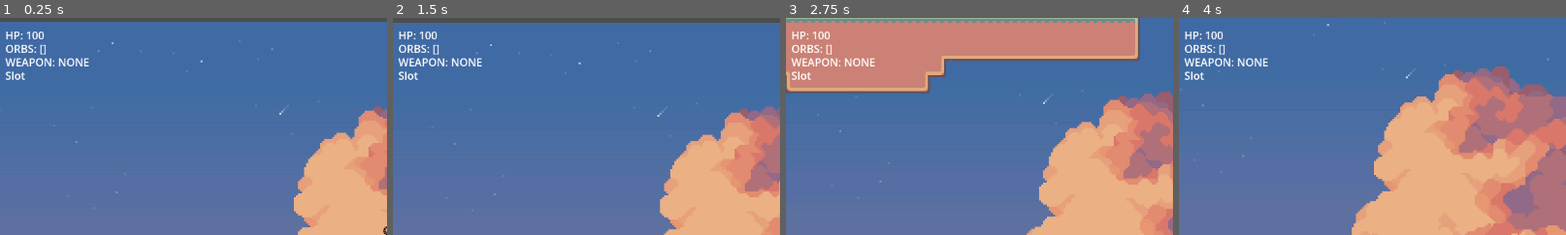
Above: before the commit, frames 1-4 (left to right).
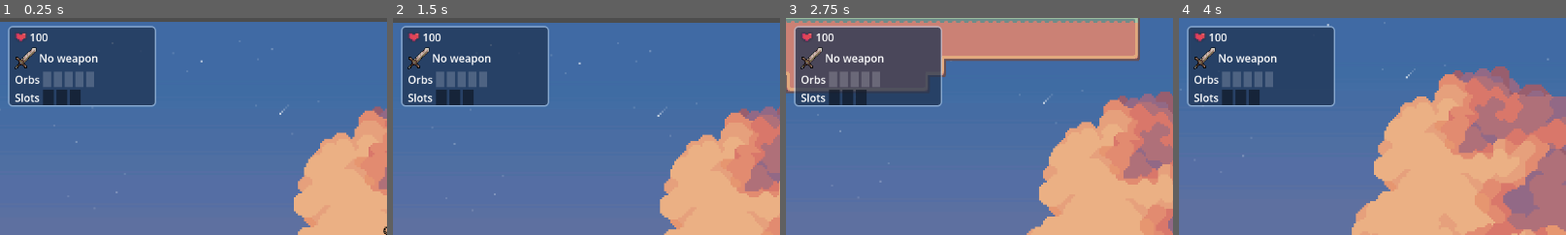
Above: after the commit, the same moments.

Repository: scalaragg/individual_projekt
Game: Godot game, scene res://tscns/main.tscn
Two runs of this game, one before a commit and one after it. Both use one fixed random seed, a clock stepped at 60 frames per second and the inputs below.
Inputs (mouse positions are % of the whole screen's width and height, from its top left):
- Up to frame 1 (0.25 s): no input
- Up to frame 2 (1.5 s): move the mouse to (72, 45) at 0.52 s; hold D (move_right) from 0.53 s (still down); tap Q (Q) at 0.6 s; tap Space (jump) at 0.77 s; move the mouse to (30, 55) at 1.27 s; tap Ctrl (Shift) at 1.35 s
- Up to frame 3 (2.75 s): tap Space (jump) at 1.52 s; move the mouse to (60, 28) at 2.02 s; release D (move_right) at 2.03 s; hold A (move_left) from 2.03 s (still down); click (60, 28) at 2.1 s
- Up to frame 4 (4 s): move the mouse to (45, 70) at 2.77 s; release A (move_left) at 2.78 s; hold D (move_right) from 2.78 s (still down); tap Shift (dash) at 2.85 s; tap Space (jump) at 3.02, 3.77 s; move the mouse to (80, 65) at 3.52 s; tap E (interact) at 3.6 s
The pictures show only the part of the screen within x 0-50%, y 0-50%; the shares and areas given below are measured in that part.

The runs differ from the first frame. In frame 1, 14% of the frame differs, in the area x 1-41%, y 3-42%; in frame 2, 14%; in frame 3, 14%; in frame 4, 14%.

Commit message:
Remade HUD (not finish)

Diff:
--- /dev/null
+++ b/echo-weaver-prototype-(copy)/scripts/hud_panel_(panel).gd
@@ -0,0 +1,173 @@
+extends CanvasLayer
+
+var player = null
+
+@onready var hud_panel = get_node_or_null("HUDPanel")
+
+@onready var hp_label = get_node_or_null("HUDPanel/VBoxContainer/HPRow/HPLabel")
+@onready var weapon_label = get_node_or_null("HUDPanel/VBoxContainer/WeaponRow/WeaponLabel")
+
+@onready var orbs_text = get_node_or_null("HUDPanel/VBoxContainer/OrbsRow/OrbsText")
+@onready var orbs_slots = get_node_or_null("HUDPanel/VBoxContainer/OrbsRow/OrbsSlots")
+
+@onready var slots_text = get_node_or_null("HUDPanel/VBoxContainer/WeaponSlotsRow/SlotsText")
+@onready var weapon_slots = get_node_or_null("HUDPanel/VBoxContainer/WeaponSlotsRow/WeaponSlots")
+
+@onready var heart_icon = get_node_or_null("HUDPanel/VBoxContainer/HPRow/HeartIcon")
+@onready var weapon_icon = get_node_or_null("HUDPanel/VBoxContainer/WeaponRow/WeaponIcon")
+
+
+func _ready():
+	player = get_tree().get_first_node_in_group("player")
+
+	print("hp_label = ", hp_label)
+
+	if orbs_text != null:
+		orbs_text.text = "Orbs"
+
+	if slots_text != null:
+		slots_text.text = "Slots"
+
+	setup_panel_style()
+
+	# временно, если нет иконок
+	#if heart_icon != null:
+	#	heart_icon.hide()
+
+	#if weapon_icon != null:
+	#	weapon_icon.hide()
+
+	setup_panel_style()
+
+
+func _process(_delta):
+	if player == null:
+		player = get_tree().get_first_node_in_group("player")
+		if player == null:
+			return
+
+	update_hp()
+	update_weapon()
+	update_orbs()
+	update_weapon_slots()
+
+
+func setup_panel_style():
+	var style = StyleBoxFlat.new()
+
+	style.bg_color = Color(0.12, 0.20, 0.32, 0.75)
+	style.border_color = Color(0.75, 0.85, 0.95, 0.55)
+
+	style.set_border_width_all(2)
+	style.set_corner_radius_all(6)
+
+	hud_panel.add_theme_stylebox_override("panel", style)
+
+
+func update_hp():
+	if hp_label == null:
+		return
+
+	if heart_icon != null and heart_icon.visible:
+		hp_label.text = str(player.health)
+	else:
+		hp_label.text = "HP  " + str(player.health)
+
+
+func update_weapon():
+	if weapon_label == null:
+		return
+
+	if player.weapon != null:
+		weapon_label.text = player.weapon.weapon_name
+	else:
+		weapon_label.text = "No weapon"
+
+
+func update_orbs():
+	clear_container(orbs_slots)
+
+	var max_orbs = player.max_stored_orbs
+	var stored_orbs = player.stored_orbs
+
+	for orb in stored_orbs:
+		orbs_slots.add_child(create_orb_icon(orb))
+
+	var empty_count = max_orbs - stored_orbs.size()
+
+	for i in range(empty_count):
+		orbs_slots.add_child(create_empty_icon())
+
+
+func update_weapon_slots():
+	clear_container(weapon_slots)
+
+	if player.weapon == null:
+		for i in range(3):
+			weapon_slots.add_child(create_empty_slot())
+		return
+
+	for orb in player.weapon.inserted_orbs:
+		weapon_slots.add_child(create_orb_slot(orb))
+
+	var empty_count = player.weapon.max_orb_slots - player.weapon.inserted_orbs.size()
+
+	if empty_count < 0:
+		empty_count = 0
+
+	for i in range(empty_count):
+		weapon_slots.add_child(create_empty_slot())
+
+
+func clear_container(container):
+	for child in container.get_children():
+		child.queue_free()
+
+
+func create_orb_icon(orb_type: String):
+	var rect = ColorRect.new()
+
+	rect.custom_minimum_size = Vector2(12, 12)
+	rect.color = get_orb_color(orb_type)
+
+	return rect
+
+
+func create_empty_icon():
+	var rect = ColorRect.new()
+
+	rect.custom_minimum_size = Vector2(12, 12)
+	rect.color = Color(1, 1, 1, 0.18)
+
+	return rect
+
+
+func create_orb_slot(orb_type: String):
+	var rect = ColorRect.new()
+
+	rect.custom_minimum_size = Vector2(16, 16)
+	rect.color = get_orb_color(orb_type)
+
+	return rect
+
+
+func create_empty_slot():
+	var rect = ColorRect.new()
+
+	rect.custom_minimum_size = Vector2(16, 16)
+	rect.color = Color(0.05, 0.08, 0.13, 0.65)
+
+	return rect
+
+
+func get_orb_color(orb_type: String):
+	if orb_type == "red":
+		return Color(1.0, 0.35, 0.35, 1.0)
+
+	if orb_type == "green":
+		return Color(0.45, 1.0, 0.65, 1.0)
+
+	if orb_type == "blue":
+		return Color(0.45, 0.65, 1.0, 1.0)
+
+	return Color.WHITE
--- a/echo-weaver-prototype-(copy)/tscns/main.tscn
+++ b/echo-weaver-prototype-(copy)/tscns/main.tscn
@@ -2,7 +2,6 @@
 
 [ext_resource type="PackedScene" uid="uid://cbihbbt0oeqsb" path="res://tscns/Player.tscn" id="1_ig7tw"]
 [ext_resource type="PackedScene" uid="uid://ceoodsh3k7tj5" path="res://tscns/Enemy.tscn" id="3_h2yge"]
-[ext_resource type="Script" uid="uid://cbesuljs4735d" path="res://scripts/hud.gd" id="4_1bvp3"]
 [ext_resource type="Texture2D" uid="uid://b4blvb8nlw1w0" path="res://assets/kings and pigs/Sprites/14-TileSets/Decorations (32x32).png" id="4_4ji1g"]
 [ext_resource type="Texture2D" uid="uid://m1yhokii3cci" path="res://assets/pastel.png" id="5_fwypi"]
 [ext_resource type="Texture2D" uid="uid://dg83f66wgg7n7" path="res://assets/kings and pigs/Sprites/14-TileSets/Terrain (32x32).png" id="5_sgjtq"]
@@ -14,6 +13,9 @@
 [ext_resource type="PackedScene" uid="uid://cd68mxrtm6521" path="res://tscns/weapon_pickup.tscn" id="9_xjty4"]
 [ext_resource type="Resource" uid="uid://o3yuf6nycjl8" path="res://resources/weapons/sword.tres" id="10_48kac"]
 [ext_resource type="Texture2D" uid="uid://bg6ixqphtwwkt" path="res://assets/Backgrounds/Ocean and clouds/Ocean_5/4.png" id="10_xjty4"]
+[ext_resource type="Script" uid="uid://cnrjd34sxc8df" path="res://scripts/hud_panel_(panel).gd" id="11_sgjtq"]
+[ext_resource type="Texture2D" uid="uid://bnxab6k4sncqx" path="res://assets/kings and pigs/Sprites/12-Live and Coins/Small Heart Idle (8x7).png" id="12_urb1c"]
+[ext_resource type="Texture2D" uid="uid://ca0nutqog2erl" path="res://assets/s4.png" id="13_7at7n"]
 [ext_resource type="PackedScene" uid="uid://ddvdc78rmyet7" path="res://tscns/Hint_promt.tscn" id="13_xjty4"]
 [ext_resource type="Texture2D" uid="uid://cn4qxefdn4s05" path="res://assets/A and D.png" id="14_48kac"]
 [ext_resource type="Texture2D" uid="uid://vnmljk52o8ke" path="res://assets/Space-Photoroom 1.png" id="15_dytsu"]
@@ -635,56 +637,64 @@
 [node name="Player" parent="." unique_id=2055960255 instance=ExtResource("1_ig7tw")]
 
 [node name="CanvasLayer" type="CanvasLayer" parent="." unique_id=91065264]
-
-[node name="Control" type="Control" parent="CanvasLayer" unique_id=1257310537]
-layout_mode = 3
-anchors_preset = 15
-anchor_right = 1.0
-anchor_bottom = 1.0
-offset_left = -12.0
-offset_top = -6.0
-offset_right = -12.0
-offset_bottom = -6.0
-grow_horizontal = 2
-grow_vertical = 2
-script = ExtResource("4_1bvp3")
-metadata/_edit_use_anchors_ = true
-
-[node name="HealthLabel" type="Label" parent="CanvasLayer/Control" unique_id=344858055]
+script = ExtResource("11_sgjtq")
+
+[node name="HUDPanel" type="Panel" parent="CanvasLayer" unique_id=2089340716]
+offset_left = 12.0
+offset_top = 12.0
+offset_right = 232.0
+offset_bottom = 132.0
+
+[node name="VBoxContainer" type="VBoxContainer" parent="CanvasLayer/HUDPanel" unique_id=1696684873]
 layout_mode = 0
-offset_left = 20.0
-offset_top = 20.0
-offset_right = 60.0
-offset_bottom = 43.0
-text = "Hp"
-metadata/_edit_use_anchors_ = true
-
-[node name="OrbLabel" type="Label" parent="CanvasLayer/Control" unique_id=1955568488]
-layout_mode = 0
-offset_left = 20.0
-offset_top = 40.0
-offset_right = 60.0
-offset_bottom = 63.0
-text = "Orb"
-metadata/_edit_use_anchors_ = true
-
-[node name="WeaponLabel" type="Label" parent="CanvasLayer/Control" unique_id=1356050674]
-layout_mode = 0
-offset_left = 20.0
-offset_top = 60.0
-offset_right = 84.0
-offset_bottom = 83.0
-text = "Weapon"
-metadata/_edit_use_anchors_ = true
-
-[node name="SlotLabel" type="Label" parent="CanvasLayer/Control" unique_id=1860302368]
-layout_mode = 0
-offset_left = 20.0
-offset_top = 80.0
-offset_right = 60.0
-offset_bottom = 103.0
-text = "Slot"
-metadata/_edit_use_anchors_ = true
+offset_left = 10.0
+offset_top = 5.0
+offset_right = 50.0
+offset_bottom = 109.0
+
+[node name="HPRow" type="HBoxContainer" parent="CanvasLayer/HUDPanel/VBoxContainer" unique_id=1586730546]
+layout_mode = 2
+
+[node name="HeartIcon" type="TextureRect" parent="CanvasLayer/HUDPanel/VBoxContainer/HPRow" unique_id=1544410558]
+custom_minimum_size = Vector2(18, 16)
+layout_mode = 2
+texture = ExtResource("12_urb1c")
+expand_mode = 1
+stretch_mode = 5
+
+[node name="HPLabel" type="Label" parent="CanvasLayer/HUDPanel/VBoxContainer/HPRow" unique_id=368767087]
+layout_mode = 2
+
+[node name="WeaponRow" type="HBoxContainer" parent="CanvasLayer/HUDPanel/VBoxContainer" unique_id=1501301478]
+layout_mode = 2
+theme_override_constants/separation = 4
+
+[node name="WeaponIcon" type="TextureRect" parent="CanvasLayer/HUDPanel/VBoxContainer/WeaponRow" unique_id=171284878]
+custom_minimum_size = Vector2(12, 12)
+layout_mode = 2
+texture = ExtResource("13_7at7n")
+stretch_mode = 5
+
+[node name="WeaponLabel" type="Label" parent="CanvasLayer/HUDPanel/VBoxContainer/WeaponRow" unique_id=1191943239]
+layout_mode = 2
+
+[node name="OrbsRow" type="HBoxContainer" parent="CanvasLayer/HUDPanel/VBoxContainer" unique_id=1429244019]
+layout_mode = 2
+
+[node name="OrbsText" type="Label" parent="CanvasLayer/HUDPanel/VBoxContainer/OrbsRow" unique_id=2002821558]
+layout_mode = 2
+
+[node name="OrbsSlots" type="HBoxContainer" parent="CanvasLayer/HUDPanel/VBoxContainer/OrbsRow" unique_id=2076858791]
+layout_mode = 2
+
+[node name="WeaponSlotsRow" type="HBoxContainer" parent="CanvasLayer/HUDPanel/VBoxContainer" unique_id=2053602670]
+layout_mode = 2
+
+[node name="SlotsText" type="Label" parent="CanvasLayer/HUDPanel/VBoxContainer/WeaponSlotsRow" unique_id=573505851]
+layout_mode = 2
+
+[node name="WeaponSlots" type="HBoxContainer" parent="CanvasLayer/HUDPanel/VBoxContainer/WeaponSlotsRow" unique_id=600618305]
+layout_mode = 2
 
 [node name="A and D hint" parent="." unique_id=71255335 instance=ExtResource("13_xjty4")]
 position = Vector2(-202, -101)
Binary file added: echo-weaver-prototype-(copy)/assets/kings and pigs/Sprites/12-Live and Coins/Small Heart Idle (8x7).png
Not shown, added: echo-weaver-prototype-(copy)/assets/kings and pigs/Sprites/12-Live and Coins/Small Heart Idle (8x7).png.import
Not shown, added: echo-weaver-prototype-(copy)/scripts/hud_panel_(panel).gd.uid
